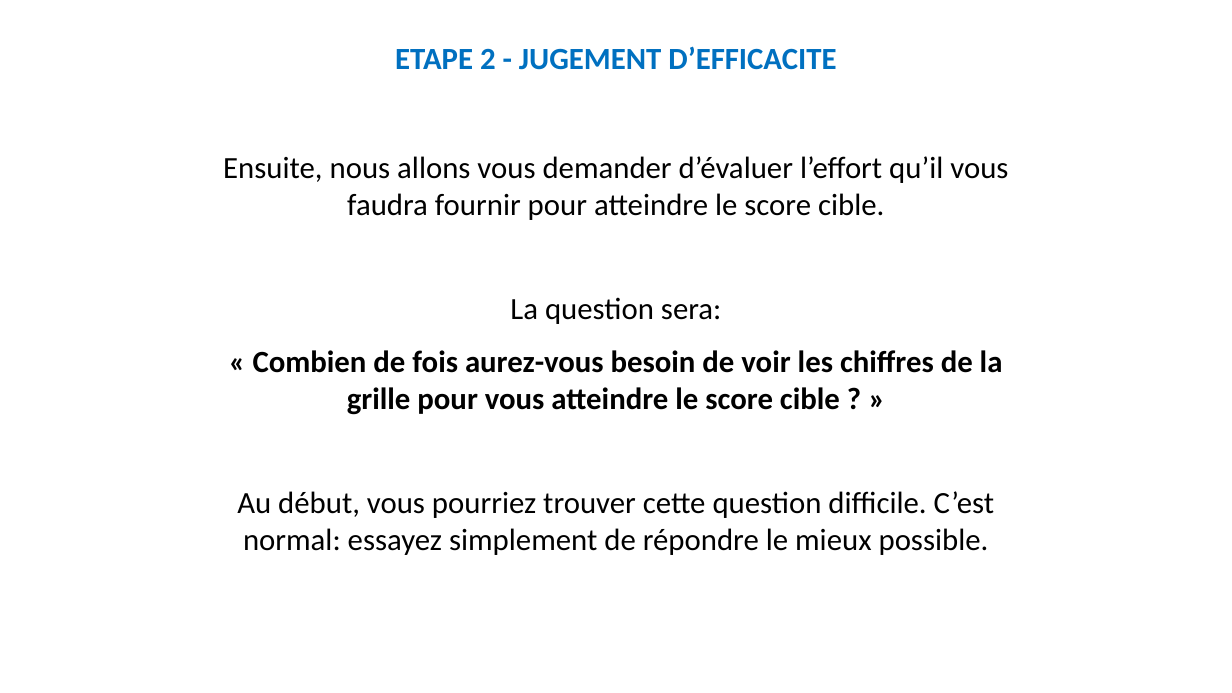
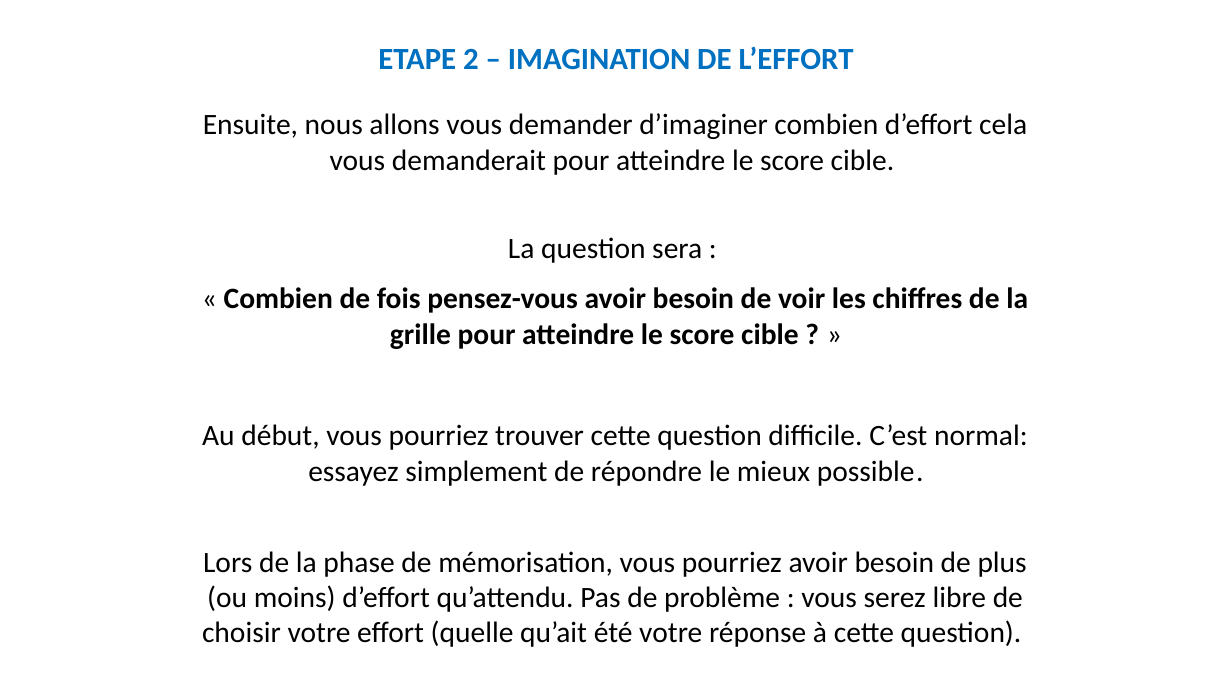
Before and after one commit to MBB-team/Online_Testing, a slide deck: slide 8 of src/SE_ELAN/Stimuli/Instructions.pptx (slide 9 before the commit). Drawn at 1232x693 pixels with LibreOffice and Linux fonts; fonts in the diff are those of the drawing. Boxes give left, top, right and bottom in pixels: in the first picture for what was removed or moved away, otherwise in the second. Text is boxed around its words. In the diff, an @@ line names an element or a change of style, - is before the commit and + after.

```diff
--- a/src/SE_ELAN/Stimuli/Instructions.pptx
+++ b/src/SE_ELAN/Stimuli/Instructions.pptx
@@ text at box(378, 46, 854, 70): text changed @@
-ETAPE 2 - JUGEMENT D’EFFICACITE
+ETAPE 2 – IMAGINATION DE L’EFFORT
@@ text "Ensuite, nous allons vous demander ...": place and size @@
-text "Ensuite, nous allons vous demander ..." at box(223, 156, 1008, 555)
+text "Ensuite, nous allons vous demander ..." at box(202, 113, 1028, 647)
@@ text at box(203, 113, 1028, 349): text changed; size 24 to 23 pt @@
-Ensuite, nous allons vous demander d’évaluer l’effort qu’il vous faudra fournir pour atteindre le score cible.
-La question sera:
-« Combien de fois aurez-vous besoin de voir les chiffres de la grille pour vous atteindre le score cible ? »
+Ensuite, nous allons vous demander d’imaginer combien d’effort cela vous demanderait pour atteindre le score cible.
+La question sera :
+« Combien de fois pensez-vous avoir besoin de voir les chiffres de la grille pour atteindre le score cible ? »
@@ text at box(202, 424, 1028, 486): size 24 to 23 pt in "Au début, vous pourriez trouver cette question ..." @@
@@ text at box(202, 551, 1027, 647): paragraph added @@
+Lors de la phase de mémorisation, vous pourriez avoir besoin de plus (ou moins) d’effort qu’attendu. Pas de problème : vous serez libre de choisir votre effort (quelle qu’ait été votre réponse à cette question).
```
Also in this commit, not shown: 7 other slides changed, 1 slide removed.
